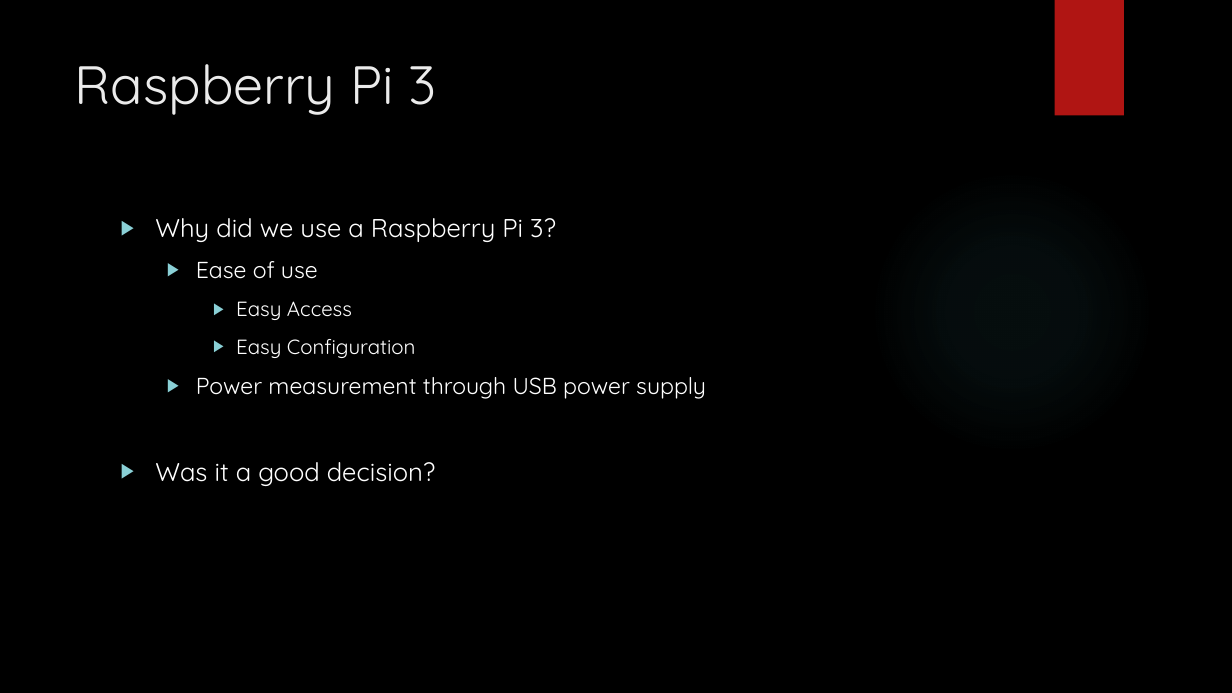
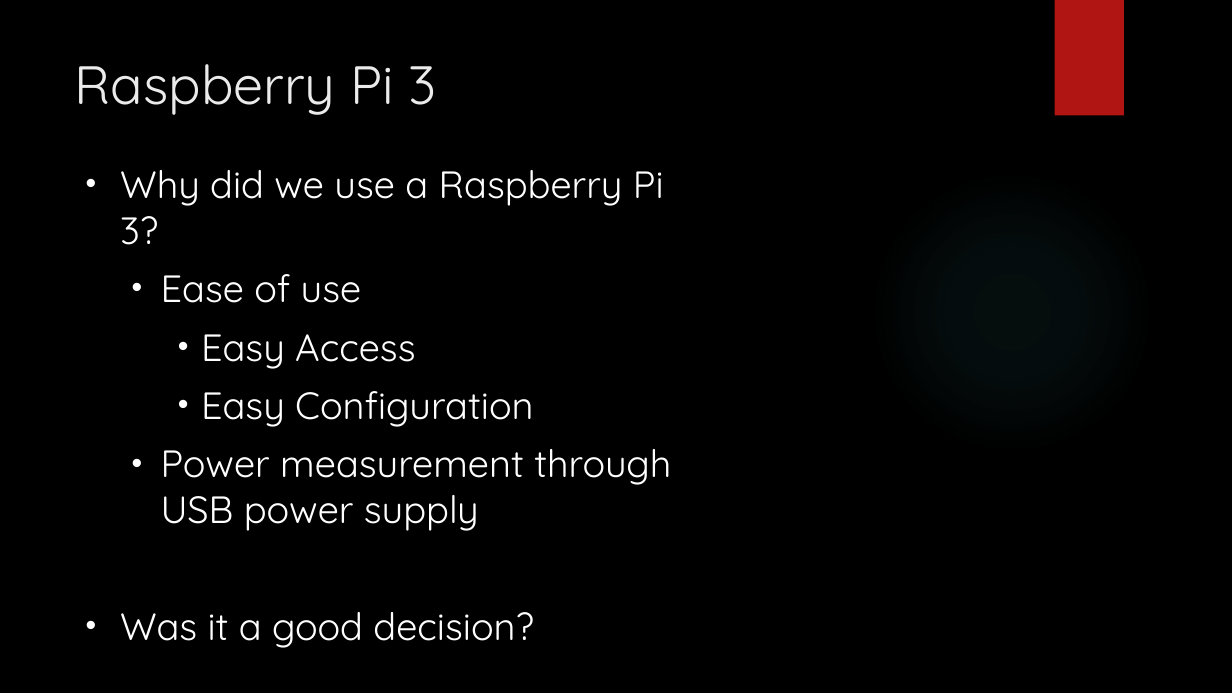
Before and after one commit to jasongraalum/CS533_Spring2018_Group2_Project, a slide deck: slide 13 of documents/Outline for Presentation.pptx (slide 4 before the commit). Drawn at 1232x693 pixels with LibreOffice and Linux fonts; fonts in the diff are those of the drawing; background and template pictures are left out. Boxes give left, top, right and bottom in pixels: in the first picture for what was removed or moved away, otherwise in the second. Text is boxed around its words. In the diff, an @@ line names an element or a change of style, - is before the commit and + after.

```diff
--- a/documents/Outline for Presentation.pptx
+++ b/documents/Outline for Presentation.pptx
@@ text "Why did we use a ..." moved from (x1=155, y1=218, x2=706, y2=486) to (x1=120, y1=170, x2=671, y2=648) @@
@@ text "Why did we use a ..." at (x1=120, y1=170, x2=671, y2=648): size 20 to 29.6 pt in "Why did we use a Raspberry Pi ...", "Was it a good decision?"; size 18 to 29.6 pt in "Ease of use", "Power measurement through USB power supply"; size 16 to 29.6 pt in "Easy Access", "Easy Configuration"; bullet ▶ to •; bullet colour #8AD0D6 to #FFFFFF @@
```
Also in this commit, not shown: 2 other slides changed, 2 slides added.
